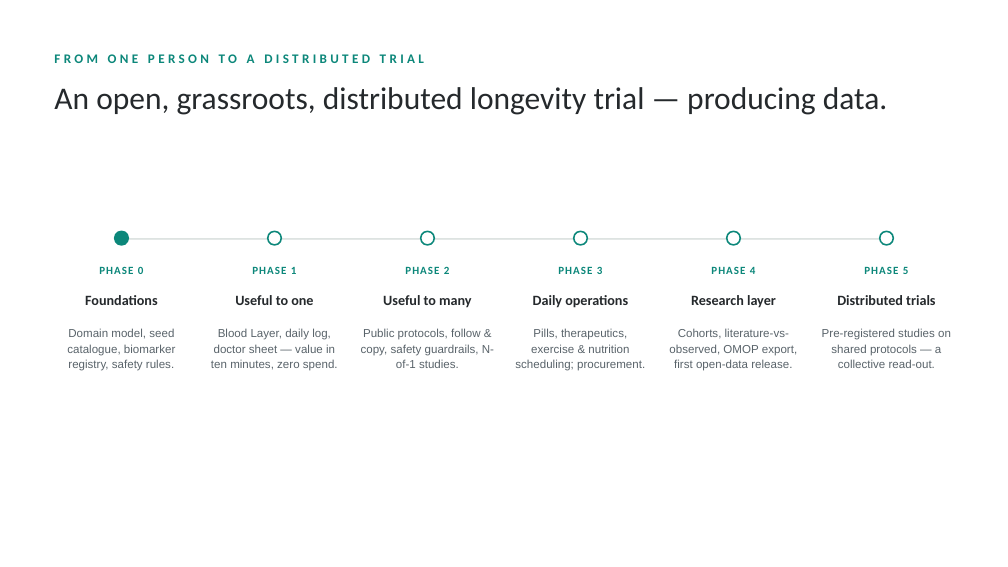
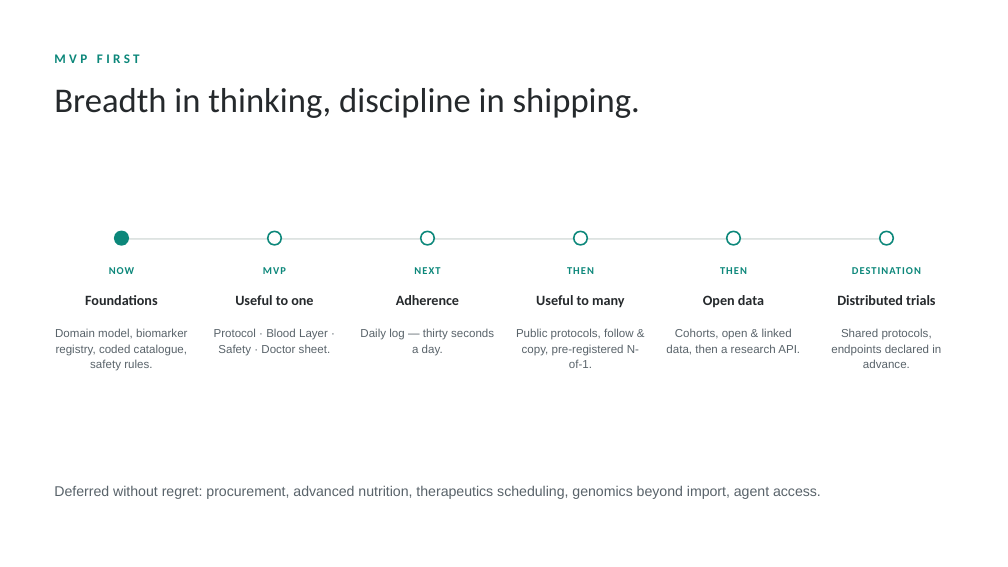
Before and after one commit to hackingbiology/biohackit, a slide deck: slide 15 of docs/presentation/biohackit-deck.pptx (slide 14 before the commit). Drawn at 1008x567 pixels with LibreOffice and Linux fonts; fonts in the diff are those of the drawing. Boxes give left, top, right and bottom in pixels: in the first picture for what was removed or moved away, otherwise in the second. Text is boxed around its words. In the diff, an @@ line names an element or a change of style, - is before the commit and + after.

```diff
--- a/docs/presentation/biohackit-deck.pptx
+++ b/docs/presentation/biohackit-deck.pptx
@@ text at (54,54,140,63): text changed @@
-FROM ONE PERSON TO A DISTRIBUTED TRIAL
+MVP FIRST
@@ text at (54,88,640,118): text changed; size 30 to 33 pt @@
-An open, grassroots, distributed longevity trial — producing data.
+Breadth in thinking, discipline in shipping.
@@ text at (109,267,134,274): text changed; size 10.5 to 10 pt @@
-PHASE 0
+NOW
@@ text at (263,267,286,274): text changed; size 10.5 to 10 pt @@
-PHASE 1
+MVP
@@ text at (414,267,440,274): text changed; size 10.5 to 10 pt @@
-PHASE 2
+NEXT
@@ text at (567,267,594,274): text changed; size 10.5 to 10 pt @@
-PHASE 3
+THEN
@@ text at (720,267,747,274): text changed; size 10.5 to 10 pt @@
-PHASE 4
+THEN
@@ text at (852,267,921,274): text changed; size 10.5 to 10 pt @@
-PHASE 5
+DESTINATION
@@ text at (396,295,459,305): text changed @@
-Useful to many
+Adherence
@@ text at (536,295,624,308): text changed @@
-Daily operations
+Useful to many
@@ text at (703,295,764,308): text changed @@
-Research layer
+Open data
@@ text at (55,329,187,371): text changed @@
-Domain model, seed catalogue, biomarker registry, safety rules.
+Domain model, biomarker registry, coded catalogue, safety rules.
@@ text at (214,329,331,356): text changed @@
-Blood Layer, daily log, doctor sheet — value in ten minutes, zero spend.
+Protocol · Blood Layer · Safety · Doctor sheet.
@@ text at (360,329,494,356): text changed @@
-Public protocols, follow & copy, safety guardrails, N-of-1 studies.
+Daily log — thirty seconds a day.
@@ text at (516,329,639,368): text changed @@
-Pills, therapeutics, exercise & nutrition scheduling; procurement.
+Public protocols, follow & copy, pre-registered N-of-1.
@@ text at (666,329,800,355): text changed @@
-Cohorts, literature-vs-observed, OMOP export, first open-data release.
+Cohorts, open & linked data, then a research API.
@@ text at (831,329,941,368): text changed @@
-Pre-registered studies on shared protocols — a collective read-out.
+Shared protocols, endpoints declared in advance.
@@ text added at (54,485,821,499), 13.5 pt, text #59636A @@
+Deferred without regret: procurement, advanced nutrition, therapeutics scheduling, genomics beyond import, agent access.
```
Also in this commit, not shown: 7 other slides changed, 6 slides added, 5 slides removed, 1 other file.
